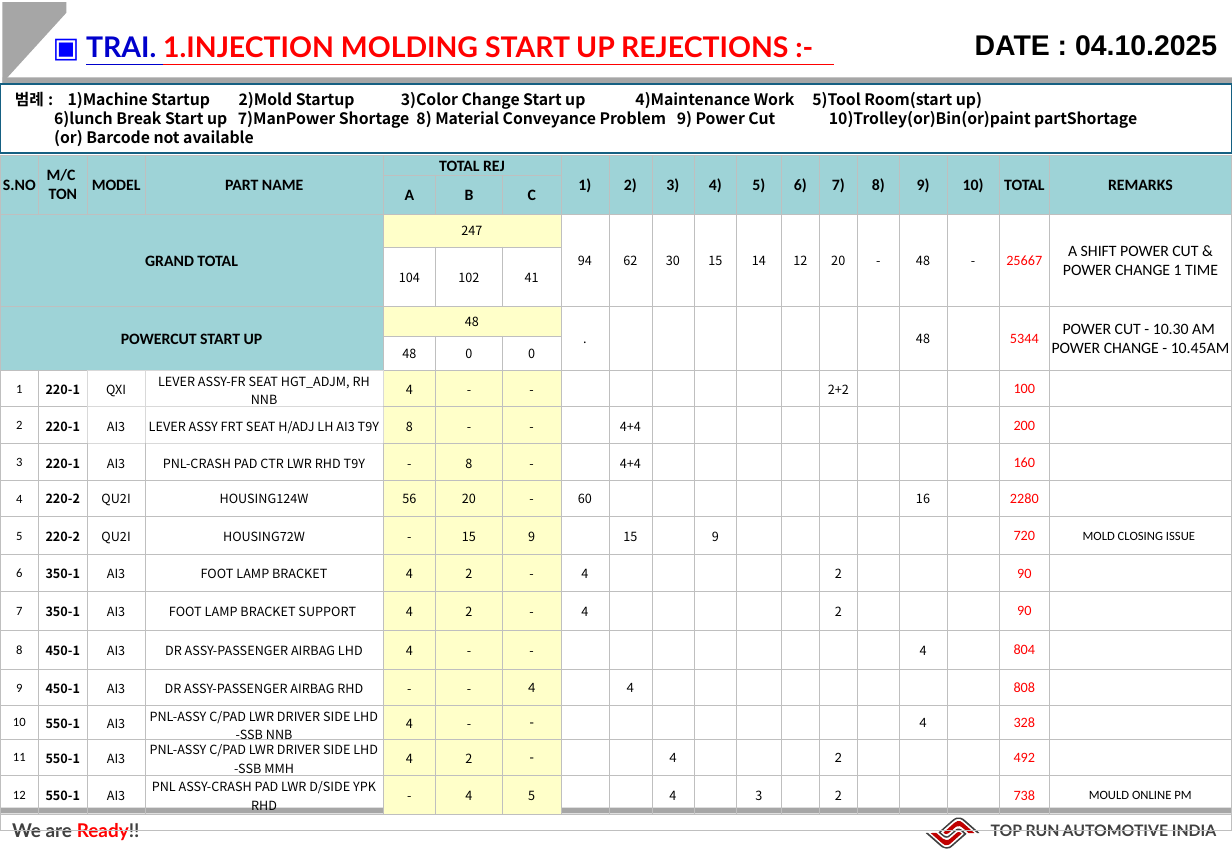
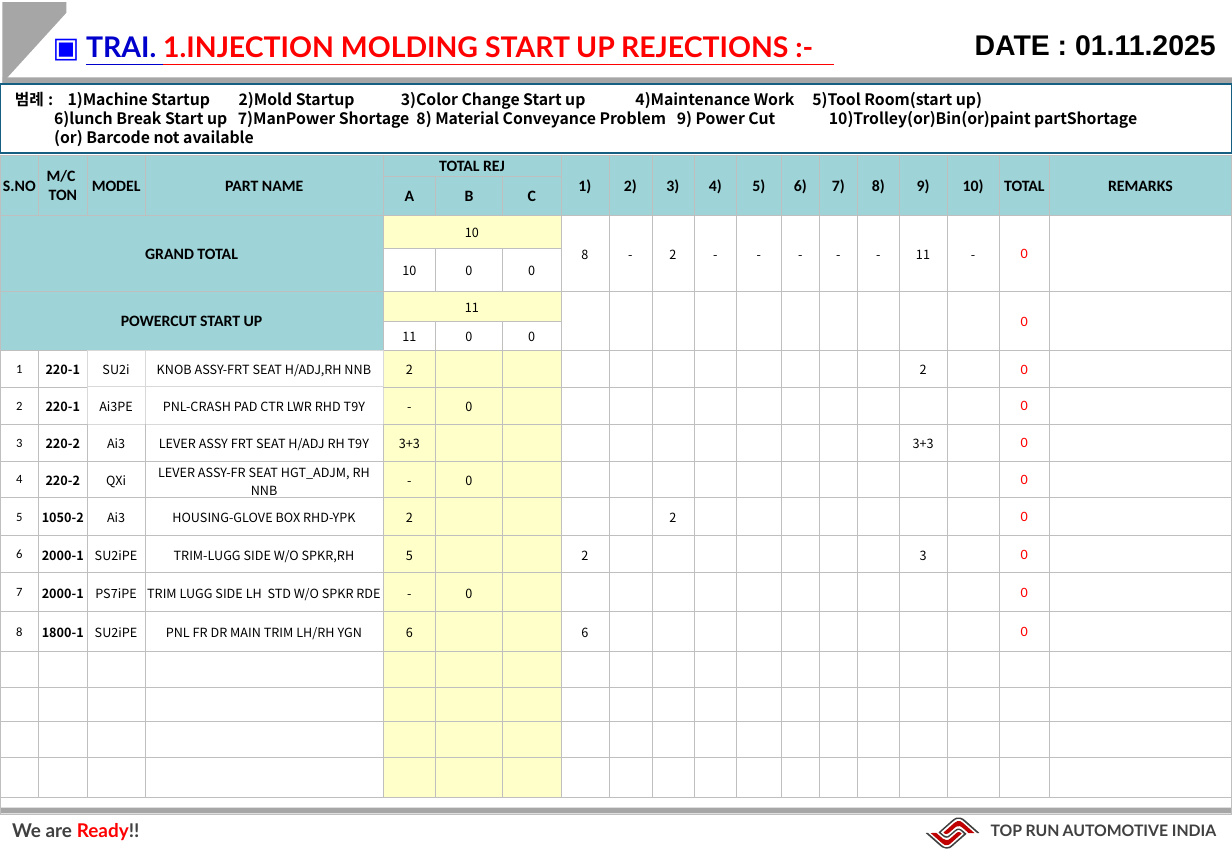
Before and after one commit to Dhamo2005/TOPRUN, a slide deck: slide 1 of Date.pptx. Drawn at 1232x853 pixels with LibreOffice and Linux fonts; fonts in the diff are those of the drawing; background and template pictures are left out. Boxes give left, top, right and bottom in pixels: in the first picture for what was removed or moved away, otherwise in the second. Text is boxed around its words. In the diff, an @@ line names an element or a change of style, - is before the commit and + after.

Commit message:
Updated PowerPoint structure and VBA code.
A new slide named "Paint Part Issue" has been added, so the VBA code has been updated to print the summary page on the 8th slide instead of the 7th.

```diff
--- a/Date.pptx
+++ b/Date.pptx
@@ text at bbox=[975, 35, 1216, 56]: text changed @@
-DATE : 04.10.2025
+DATE : 01.11.2025
@@ table at bbox=[0, 155, 1232, 802] @@
-row 3: GRAND TOTAL |  |  |  | 247 |  |  | 94 | 62 | 30 | 15 | 14 | 12 | 20 | - | 48 | - | 25667 | A SHIFT POWER CUT & POWER CHANGE 1 TIME
-row 4:  |  |  |  | 104 | 102 | 41 |  |  |  |  |  |  |  |  |  |  |  | 
-row 5: POWERCUT START UP |  |  |  | 48 |  |  | . |  |  |  |  |  |  |  | 48 |  | 5344 | POWER CUT - 10.30 AM / POWER CHANGE - 10.45AM
-row 6:  |  |  |  | 48 | 0 | 0 |  |  |  |  |  |  |  |  |  |  |  | 
-row 7: 1 | 220-1 | QXI | LEVER ASSY-FR SEAT HGT_ADJM, RH NNB | 4 | - | - |  |  |  |  |  |  | 2+2 |  |  |  | 100 | 
-row 8: 2 | 220-1 | AI3 | LEVER ASSY FRT SEAT H/ADJ LH AI3 T9Y | 8 | - | - |  | 4+4 |  |  |  |  |  |  |  |  | 200 | 
-row 9: 3 | 220-1 | AI3 | PNL-CRASH PAD CTR LWR RHD T9Y | - | 8 | - |  | 4+4 |  |  |  |  |  |  |  |  | 160 | 
-row 10: 4 | 220-2 | QU2I | HOUSING124W | 56 | 20 | - | 60 |  |  |  |  |  |  |  | 16 |  | 2280 | 
-row 11: 5 | 220-2 | QU2I | HOUSING72W | - | 15 | 9 |  | 15 |  | 9 |  |  |  |  |  |  | 720 | MOLD CLOSING ISSUE
-row 12: 6 | 350-1 | AI3 | FOOT LAMP BRACKET | 4 | 2 | - | 4 |  |  |  |  |  | 2 |  |  |  | 90 | 
-row 13: 7 | 350-1 | AI3 | FOOT LAMP BRACKET SUPPORT | 4 | 2 | - | 4 |  |  |  |  |  | 2 |  |  |  | 90 | 
-row 14: 8 | 450-1 | AI3 | DR ASSY-PASSENGER AIRBAG LHD | 4 | - | - |  |  |  |  |  |  |  |  | 4 |  | 804 | 
-row 15: 9 | 450-1 | AI3 | DR ASSY-PASSENGER AIRBAG RHD | - | - | 4 |  | 4 |  |  |  |  |  |  |  |  | 808 | 
-row 16: 10 | 550-1 | AI3 | PNL-ASSY C/PAD LWR DRIVER SIDE LHD -SSB NNB | 4 | - | - |  |  |  |  |  |  |  |  | 4 |  | 328 | 
-row 17: 11 | 550-1 | AI3 | PNL-ASSY C/PAD LWR DRIVER SIDE LHD -SSB MMH | 4 | 2 | - |  |  | 4 |  |  |  | 2 |  |  |  | 492 | 
-row 18: 12 | 550-1 | AI3 | PNL ASSY-CRASH PAD LWR D/SIDE YPK RHD | - | 4 | 5 |  |  | 4 |  | 3 |  | 2 |  |  |  | 738 | MOULD ONLINE PM
+row 3: GRAND TOTAL |  |  |  | 10 |  |  | 8 | - | 2 | - | - | - | - | - | 11 | - | 0 | 
+row 4:  |  |  |  | 10 | 0 | 0 |  |  |  |  |  |  |  |  |  |  |  | 
+row 5: POWERCUT START UP |  |  |  | 11 |  |  |  |  |  |  |  |  |  |  |  |  | 0 | 
+row 6:  |  |  |  | 11 | 0 | 0 |  |  |  |  |  |  |  |  |  |  |  | 
+row 7: 1 | 220-1 | SU2i | KNOB ASSY-FRT SEAT H/ADJ,RH NNB | 2 |  |  |  |  |  |  |  |  |  |  | 2 |  | 0 | 
+row 8: 2 | 220-1 | Ai3PE | PNL-CRASH PAD CTR LWR RHD T9Y | - | 0 |  |  |  |  |  |  |  |  |  |  |  | 0 | 
+row 9: 3 | 220-2 | Ai3 | LEVER ASSY FRT SEAT H/ADJ RH T9Y | 3+3 |  |  |  |  |  |  |  |  |  |  | 3+3 |  | 0 | 
+row 10: 4 | 220-2 | QXi | LEVER ASSY-FR SEAT HGT_ADJM, RH NNB | - | 0 |  |  |  |  |  |  |  |  |  |  |  | 0 | 
+row 11: 5 | 1050-2 | Ai3 | HOUSING-GLOVE BOX RHD-YPK | 2 |  |  |  |  | 2 |  |  |  |  |  |  |  | 0 | 
+row 12: 6 | 2000-1 | SU2iPE | TRIM-LUGG SIDE W/O SPKR,RH | 5 |  |  | 2 |  |  |  |  |  |  |  | 3 |  | 0 | 
+row 13: 7 | 2000-1 | PS7iPE | TRIM LUGG SIDE LH STD W/O SPKR RDE | - | 0 |  |  |  |  |  |  |  |  |  |  |  | 0 | 
+row 14: 8 | 1800-1 | SU2iPE | PNL FR DR MAIN TRIM LH/RH YGN | 6 |  |  | 6 |  |  |  |  |  |  |  |  |  | 0 | 
+row 16:  |  |  |  |  |  |  |  |  |  |  |  |  |  |  |  |  |  | 
+row 17:  |  |  |  |  |  |  |  |  |  |  |  |  |  |  |  |  |  | 
+row 18:  |  |  |  |  |  |  |  |  |  |  |  |  |  |  |  |  |  | 
+row 19:  |  |  |  |  |  |  |  |  |  |  |  |  |  |  |  |  |  | 
```
Also in this commit, not shown: 6 other slides changed, 1 slide added, 1 other file.
